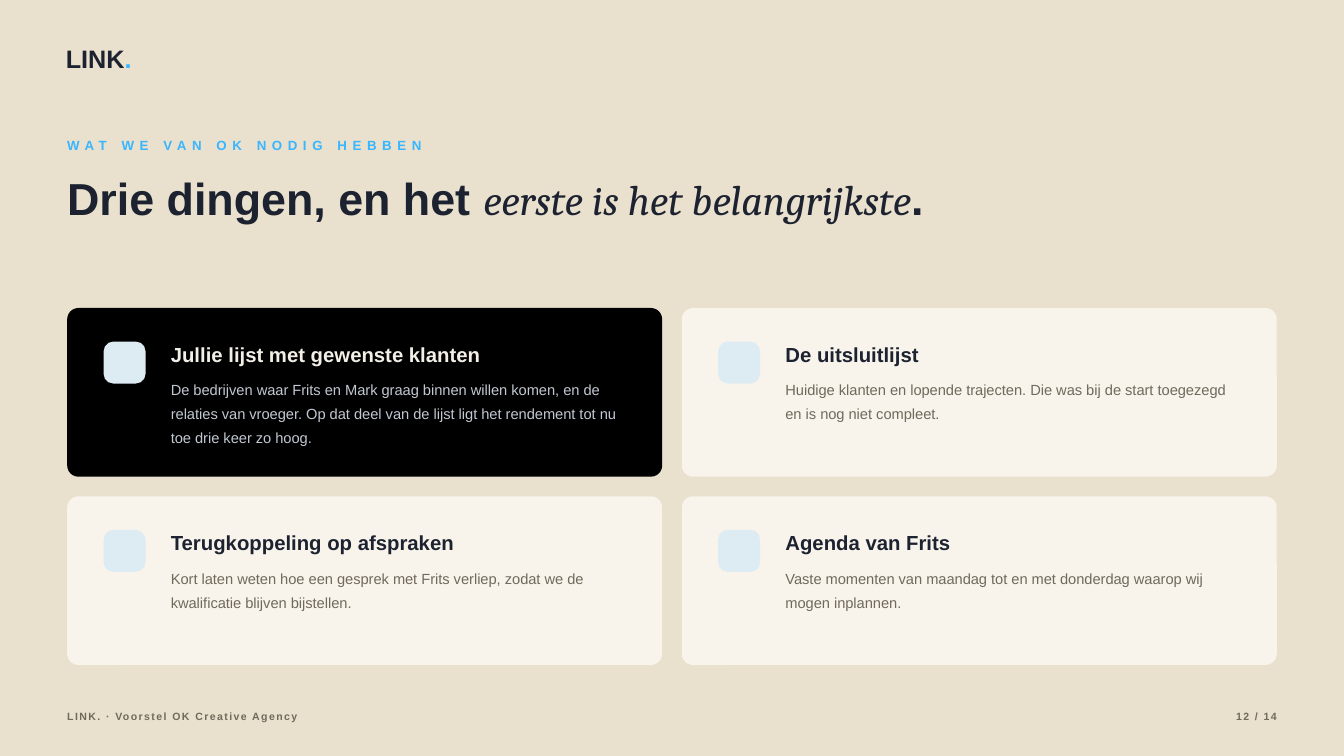
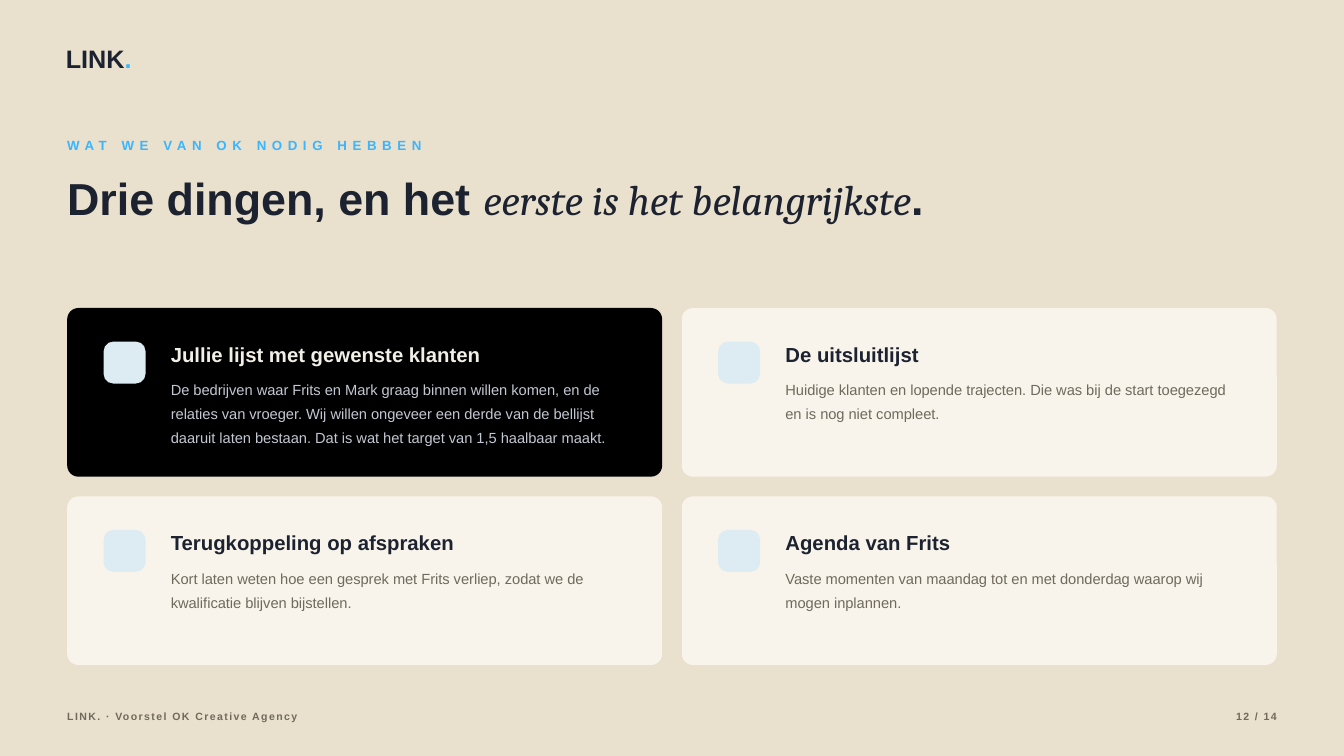
Before and after one commit to hens-lang/Test, a slide deck: slide 12 of output/LINK. voorstel OK Creative Agency.pptx. Drawn at 1344x756 pixels with LibreOffice and Linux fonts; fonts in the diff are those of the drawing; background and template pictures are left out. Boxes give left, top, right and bottom in pixels: in the first picture for what was removed or moved away, otherwise in the second. Text is boxed around its words. In the diff, an @@ line names an element or a change of style, - is before the commit and + after.

```diff
--- a/output/LINK. voorstel OK Creative Agency.pptx
+++ b/output/LINK. voorstel OK Creative Agency.pptx
@@ text at <box>171,384,606,446</box>: text changed @@
-De bedrijven waar Frits en Mark graag binnen willen komen, en de relaties van vroeger. Op dat deel van de lijst ligt het rendement tot nu toe drie keer zo hoog.
+De bedrijven waar Frits en Mark graag binnen willen komen, en de relaties van vroeger. Wij willen ongeveer een derde van de bellijst daaruit laten bestaan. Dat is wat het target van 1,5 haalbaar maakt.
```
Also in this commit, not shown: 5 other slides changed, 10 other files.
